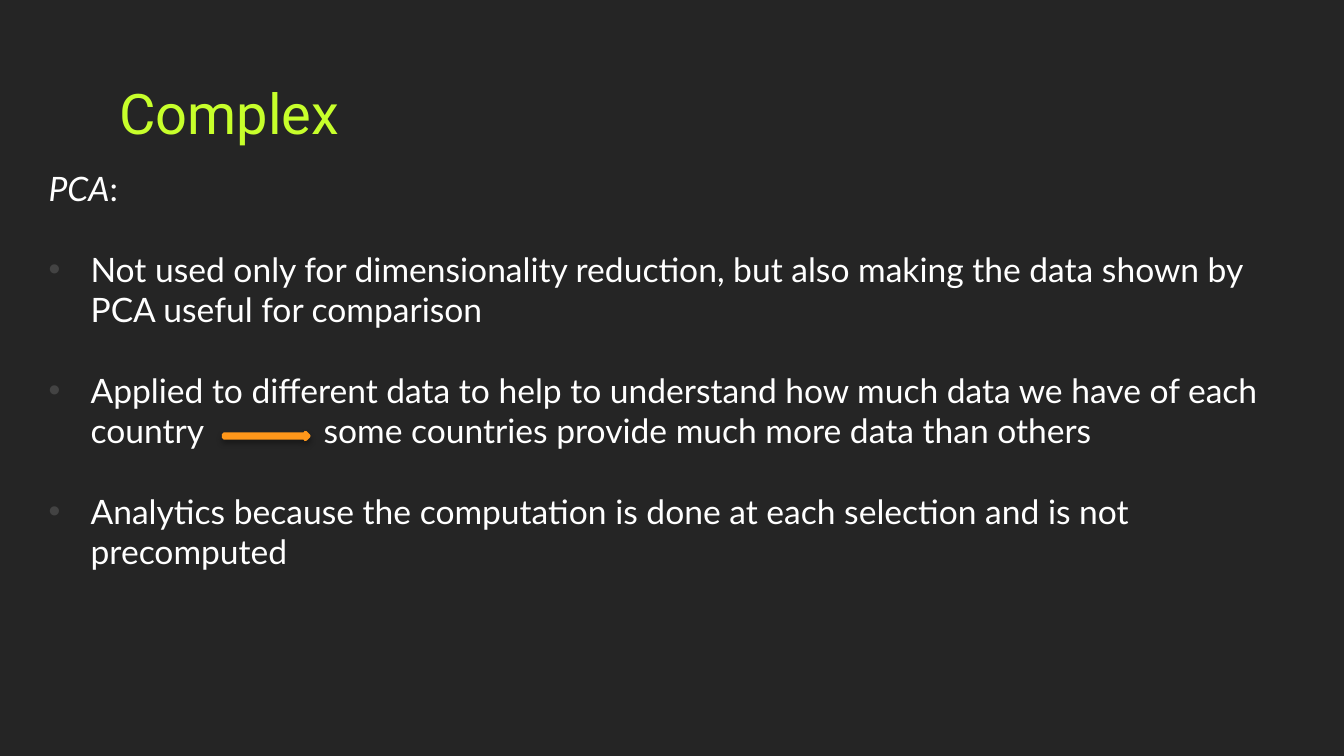
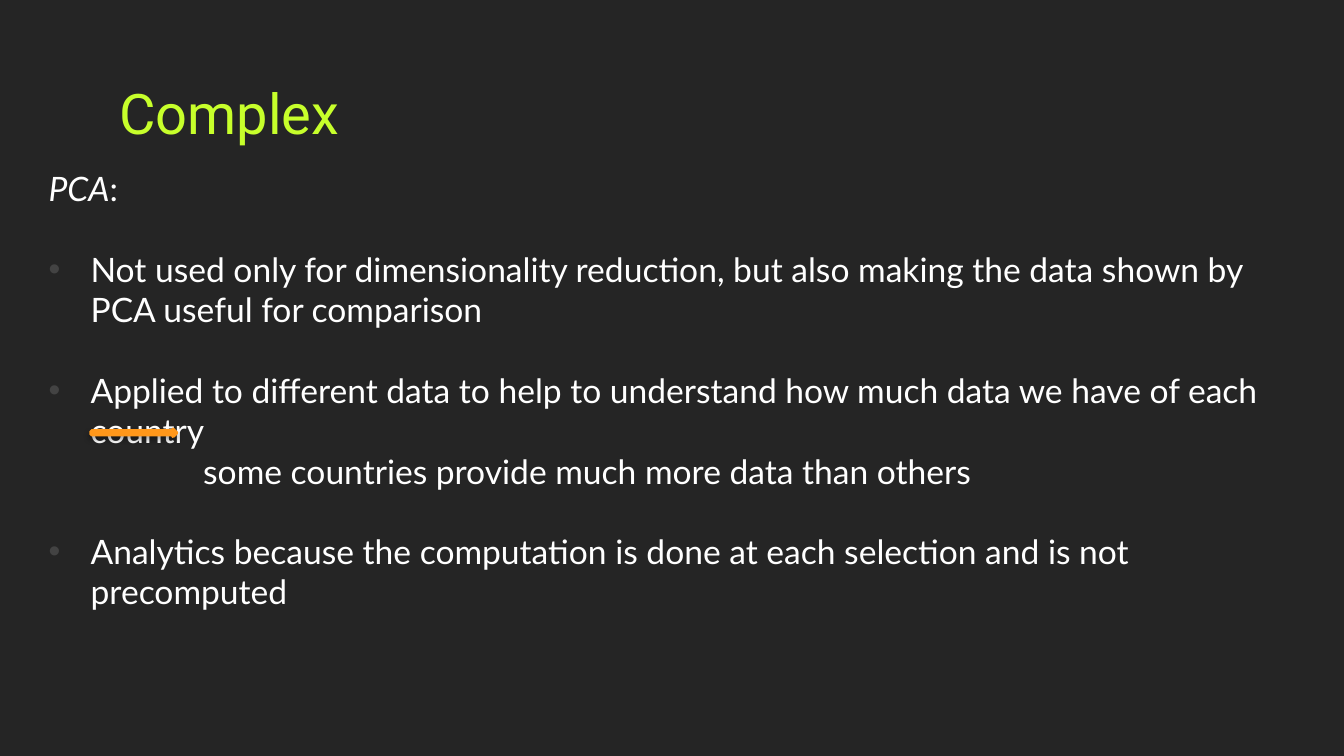
Before and after one commit to Covid19-visualization/Documentation, a slide deck: slide 20 of powerpoint/presentation.pptx. Drawn at 1344x756 pixels with LibreOffice and Linux fonts; fonts in the diff are those of the drawing. Boxes give left, top, right and bottom in pixels: in the first picture for what was removed or moved away, otherwise in the second. Text is boxed around its words. In the diff, an @@ line names an element or a change of style, - is before the commit and + after.

Commit message:
fix

```diff
--- a/powerpoint/presentation.pptx
+++ b/powerpoint/presentation.pptx
@@ text at (91, 378, 1257, 490): text changed @@
-• Applied to different data to help to understand how much data we have of each country some countries provide much more data than others
+• Applied to different data to help to understand how much data we have of each country
+some countries provide much more data than others
@@ right arrow: place and size @@
-right arrow at (223, 433, 308, 439)
+right arrow at (91, 430, 176, 437)
```
Also in this commit, not shown: 2 other slides changed.
